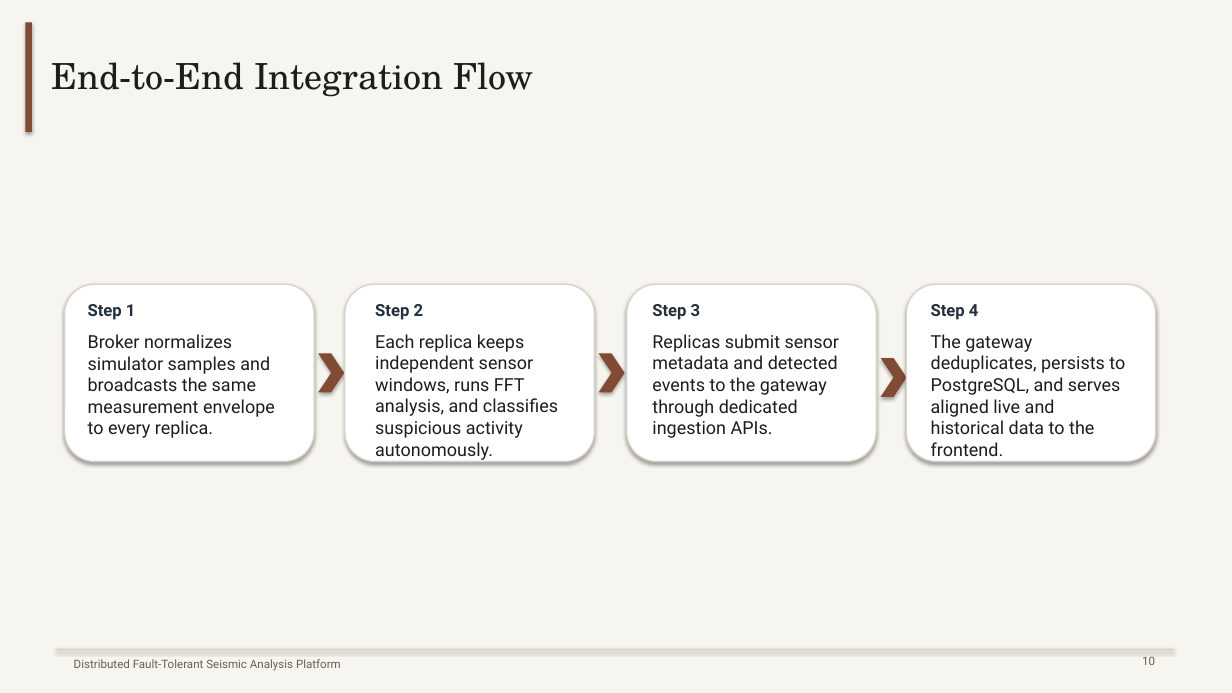
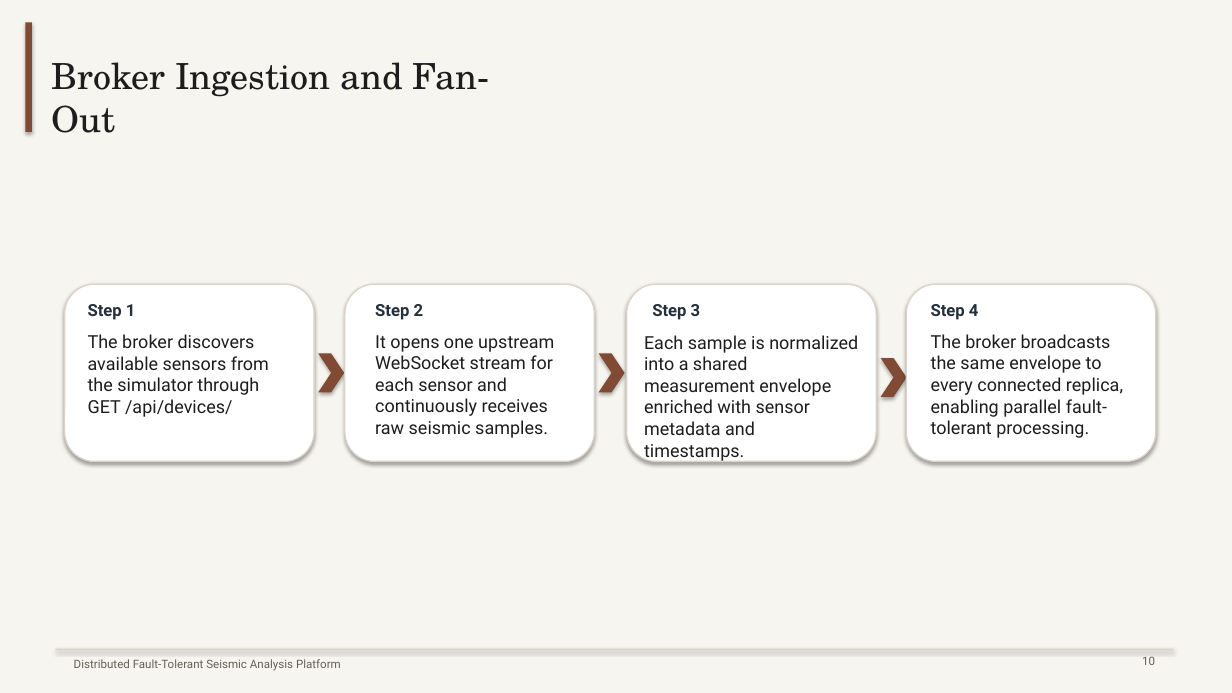
Before and after one commit to mattia9203/1998519_LTM, a slide deck: slide 9 of booklets/seismic_final_presentation.pptx. Drawn at 1232x693 pixels with LibreOffice and Linux fonts; fonts in the diff are those of the drawing. Boxes give left, top, right and bottom in pixels: in the first picture for what was removed or moved away, otherwise in the second. Text is boxed around its words. In the diff, an @@ line names an element or a change of style, - is before the commit and + after.

Commit message:
update of the presentation

```diff
--- a/booklets/seismic_final_presentation.pptx
+++ b/booklets/seismic_final_presentation.pptx
@@ text at <box>51,62,490,133</box>: text changed @@
-End-to-End Integration Flow
+Broker Ingestion and Fan-Out
@@ text at <box>88,334,269,417</box>: text changed @@
-Broker normalizes simulator samples and broadcasts the same measurement envelope to every replica.
+The broker discovers available sensors from the simulator through GET /api/devices/
@@ text at <box>375,335,554,438</box>: text changed @@
-Each replica keeps independent sensor windows, runs FFT analysis, and classifies suspicious activity autonomously.
+It opens one upstream WebSocket stream for each sensor and continuously receives raw seismic samples.
@@ text at <box>644,335,858,435</box>: text changed @@
-Replicas submit sensor metadata and detected events to the gateway through dedicated ingestion APIs.
+Each sample is normalized into a shared measurement envelope enriched with sensor metadata and timestamps.
@@ text at <box>931,334,1123,438</box>: text changed @@
-The gateway deduplicates, persists to PostgreSQL, and serves aligned live and historical data to the frontend.
+The broker broadcasts the same envelope to every connected replica, enabling parallel fault-tolerant processing.
```
Also in this commit, not shown: 5 other slides changed, 1 other file.
